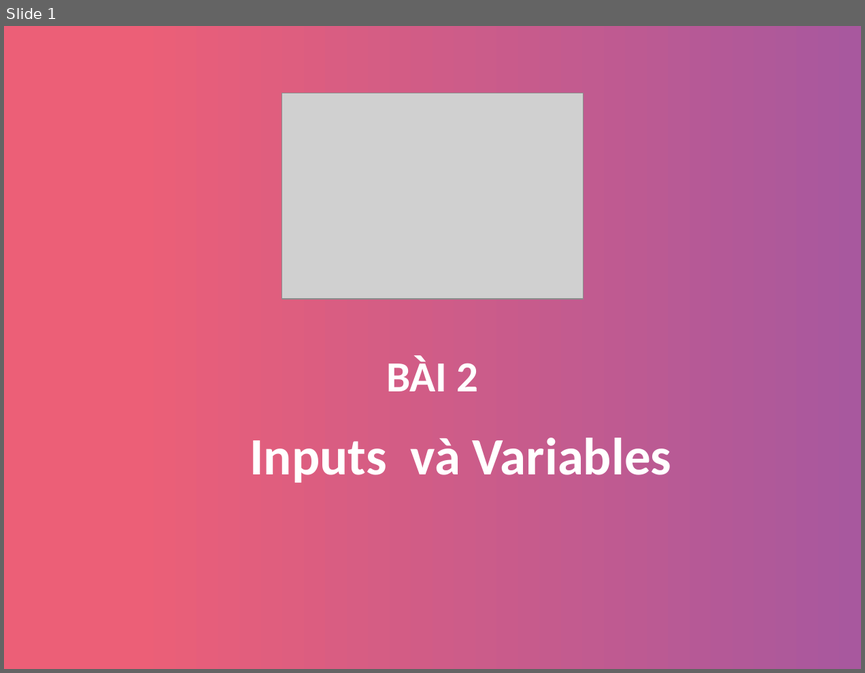
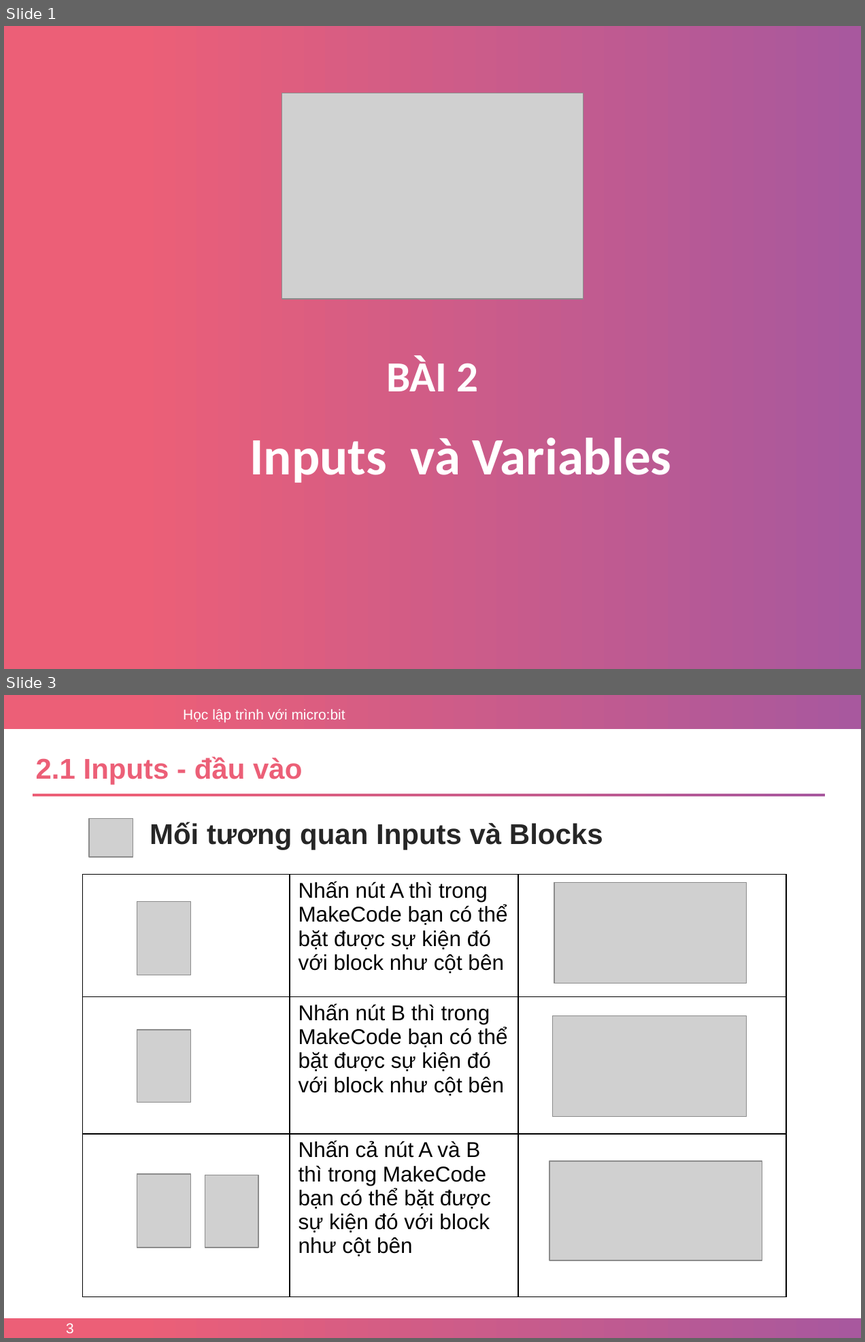
Before and after one commit to nhannn87dn/Learn-microbit, a slide deck: Lessions/Bai-02-Inputs-and-Variables/2.Bai-02-Inputs-and-Variables-p1.pptx. Shown one above the other, each under a label of ours: slide 1 before the commit, slides 1 and 3 after it; the slides between them are not shown. The pictures are 865x673 and 865x1342 pixels, drawn with LibreOffice and Linux fonts; fonts in the diff are those of the drawing; grey boxes stand for pictures; background and template pictures are left out. Boxes give left, top, right and bottom in pixels: in the first picture for what was removed or moved away, otherwise in the second. Text is boxed around its words. In the diff, an @@ line names an element or a change of style, - is before the commit and + after.

```diff
--- a/Lessions/Bai-02-Inputs-and-Variables/2.Bai-02-Inputs-and-Variables-p1.pptx
+++ b/Lessions/Bai-02-Inputs-and-Variables/2.Bai-02-Inputs-and-Variables-p1.pptx
@@ slide 3 added at bbox=[4, 695, 861, 1338], background #FFFFFF; not listed: 1 template element that a slide beside it also shows @@
@@ text added at bbox=[183, 709, 345, 723], 12 pt, text #FFFFFF @@
+Học lập trình với micro:bit
@@ text added at bbox=[36, 756, 302, 784], 24 pt, text #EC5F77, bold @@
+2.1 Inputs - đầu vào
@@ rectangle added at bbox=[33, 794, 825, 796], fill gradient #EC5F77 to #A8589E @@
@@ picture added at bbox=[89, 818, 133, 857] @@
@@ text added at bbox=[150, 821, 603, 850], 24 pt, text #262626, bold @@
+Mối tương quan Inputs và Blocks
@@ table added at bbox=[83, 874, 787, 1297], 3 rows, 3 columns @@
+ | Nhấn nút A thì trong MakeCode bạn có thể bặt được sự kiện đó với block như cột bên | 
+ | Nhấn nút B thì trong MakeCode bạn có thể bặt được sự kiện đó với block như cột bên | 
+ | Nhấn cả nút A và B thì trong MakeCode bạn có thể bặt được sự kiện đó với block như cột bên | 
@@ picture added at bbox=[554, 883, 746, 984] @@
@@ picture added at bbox=[137, 902, 191, 975] @@
@@ picture added at bbox=[552, 1015, 746, 1117] @@
@@ picture added at bbox=[137, 1030, 191, 1102] @@
@@ picture added at bbox=[550, 1161, 762, 1261] @@
@@ picture added at bbox=[137, 1174, 191, 1248] @@
@@ picture added at bbox=[205, 1175, 258, 1246] @@
@@ rectangle added at bbox=[4, 1318, 861, 1338], fill gradient #EC5F77 to #A8589E @@
@@ page number added at bbox=[66, 1323, 74, 1333], 12 pt, text #FFFFFF @@
+3
```
Also in this commit, not shown: 3 slides changed, 5 other slides added, 2 slides removed, 3 other files.
